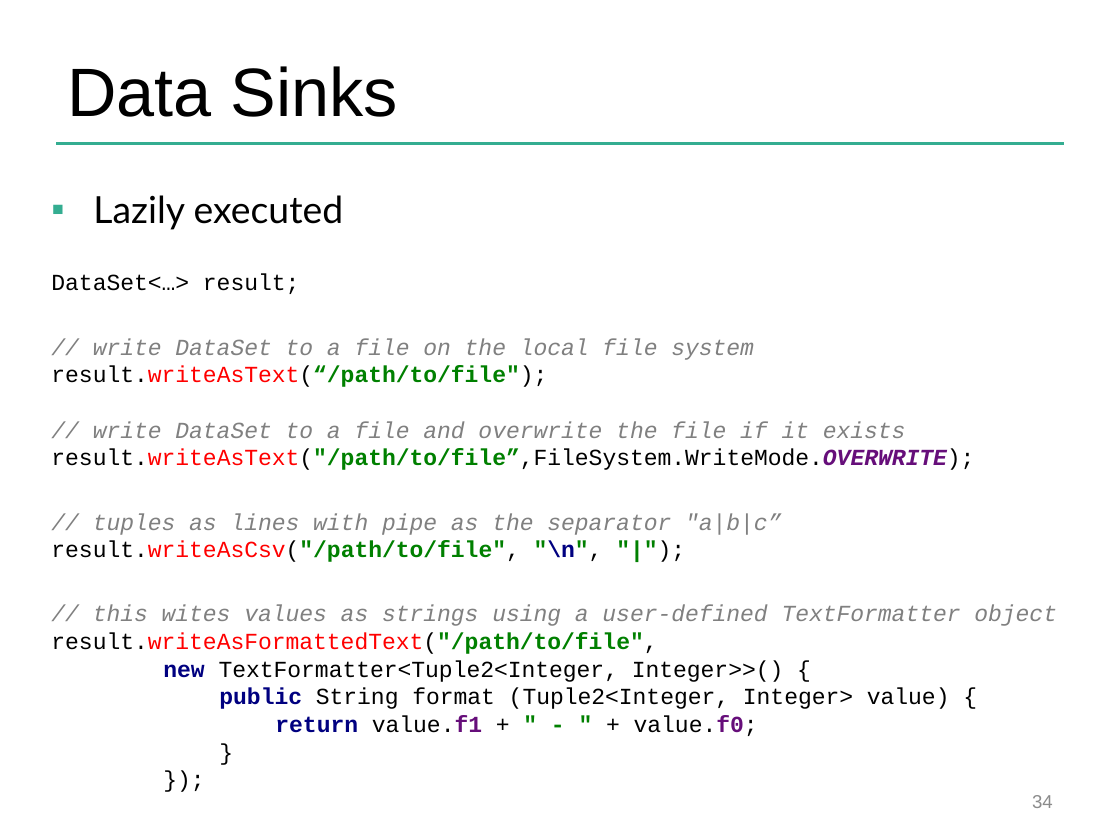
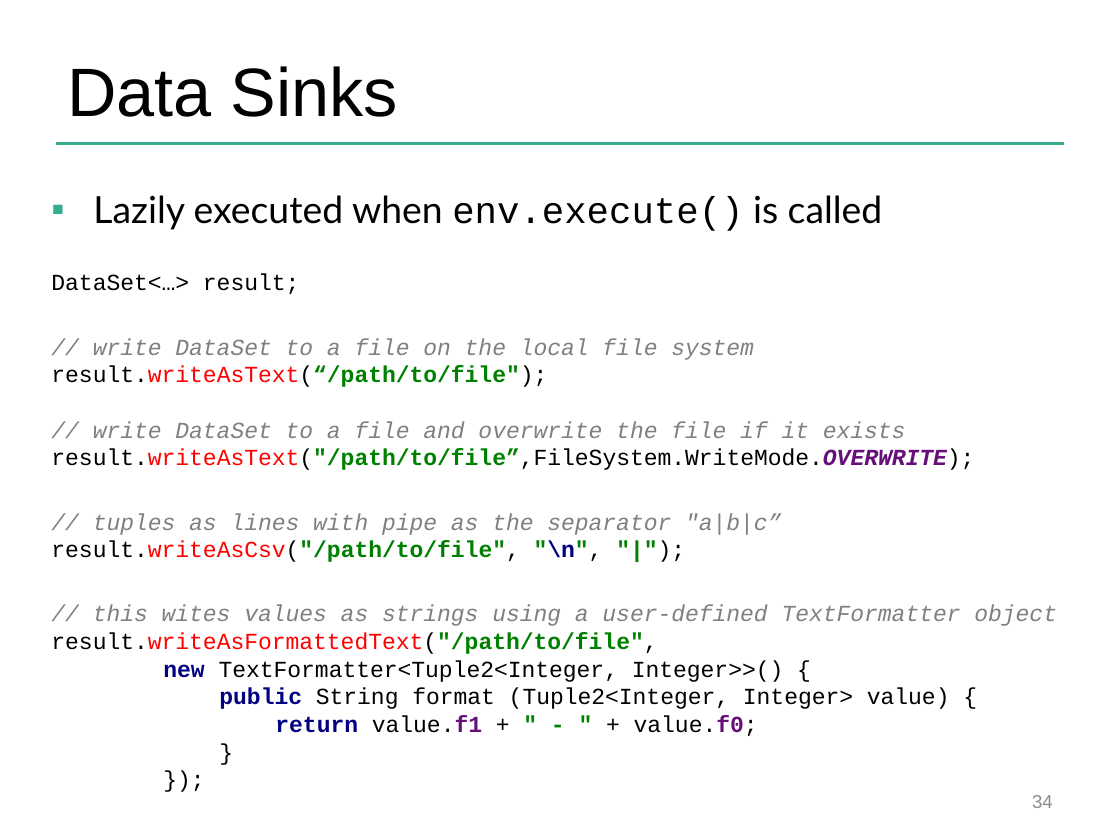
Before and after one commit to dataArtisans/flink-training-web, a slide deck: slide 34 of slides/flink_batch_basics.pptx. Drawn at 1120x840 pixels with LibreOffice and Linux fonts; fonts in the diff are those of the drawing; background and template pictures are left out. Boxes give left, top, right and bottom in pixels: in the first picture for what was removed or moved away, otherwise in the second. Text is boxed around its words. In the diff, an @@ line names an element or a change of style, - is before the commit and + after.

```diff
--- a/slides/flink_batch_basics.pptx
+++ b/slides/flink_batch_basics.pptx
@@ text at box(93, 195, 883, 231): text changed @@
-▪ Lazily executed
+▪ Lazily executed when env.execute() is called
```
Also in this commit, not shown: 1 other slide changed, 1 other file.
